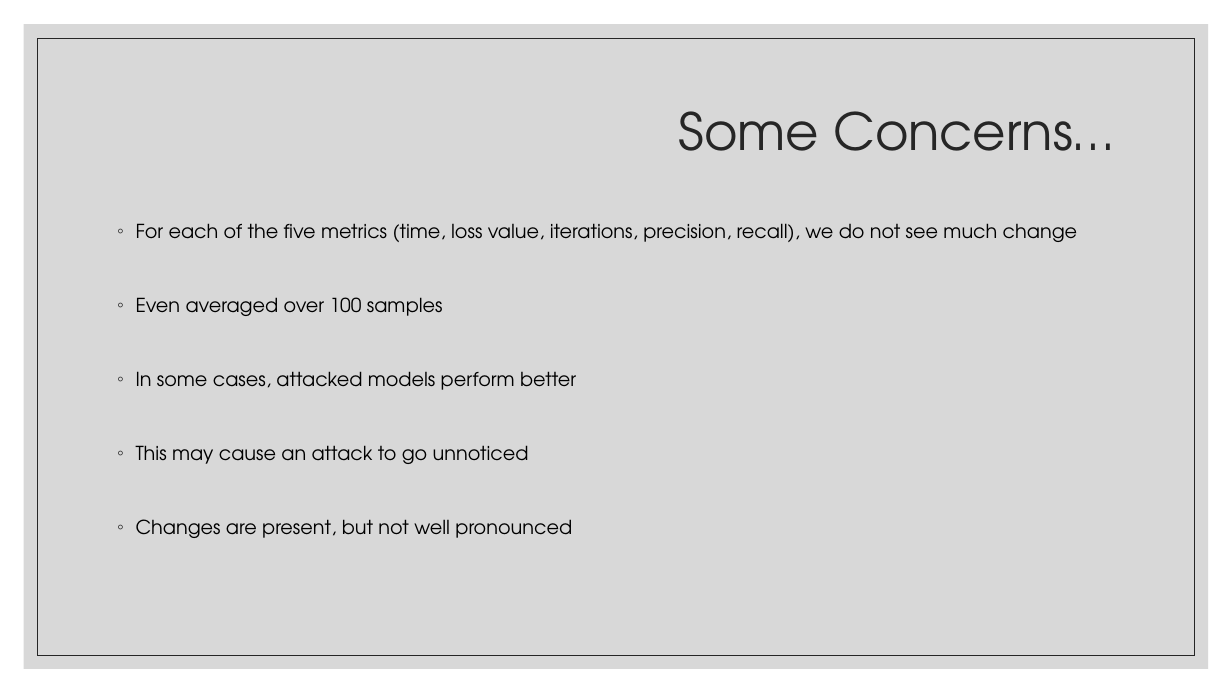
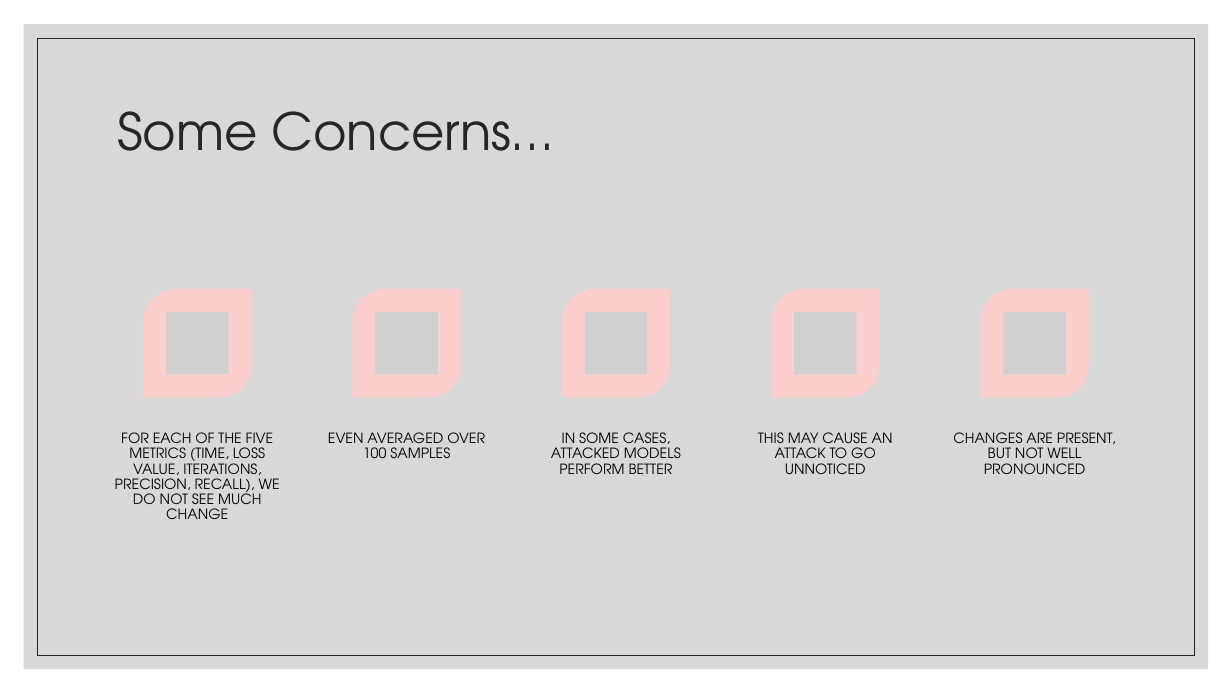
Before and after one commit to landonbuell/Convolutional-Neural-Networks, a slide deck: slide 31 of Presentations/14_04_2020/Modeling Attack Functions.pptx (slide 30 before the commit). Drawn at 1232x693 pixels with LibreOffice and Linux fonts; fonts in the diff are those of the drawing; grey boxes stand for pictures. Boxes give left, top, right and bottom in pixels: in the first picture for what was removed or moved away, otherwise in the second. Text is boxed around its words. In the diff, an @@ line names an element or a change of style, - is before the commit and + after.

```diff
--- a/Presentations/14_04_2020/Modeling Attack Functions.pptx
+++ b/Presentations/14_04_2020/Modeling Attack Functions.pptx
@@ title "Some Concerns…" at bbox=[117, 111, 553, 151]: alignment right to left @@
@@ text removed at bbox=[136, 223, 1078, 538] @@
-◦ For each of the five metrics (time, loss value, iterations, precision, recall), we do not see much change
-◦ Even averaged over 100 samples
-◦ In some cases, attacked models perform better
-◦ This may cause an attack to go unnoticed
-◦ Changes are present, but not well pronounced
@@ group added at bbox=[115, 289, 1116, 519]: 5 round diag rects, 5 pictures, 5 texts @@
+FOR EACH OF THE FIVE METRICS (TIME, LOSS VALUE, ITERATIONS, PRECISION, RECALL), WE DO NOT SEE MUCH CHANGE
+EVEN AVERAGED OVER 100 SAMPLES
+IN SOME CASES, ATTACKED MODELS PERFORM BETTER
+THIS MAY CAUSE AN ATTACK TO GO UNNOTICED
+CHANGES ARE PRESENT, BUT NOT WELL PRONOUNCED
```
Also in this commit, not shown: 6 other slides changed, 1 slide added, 1 other file.
